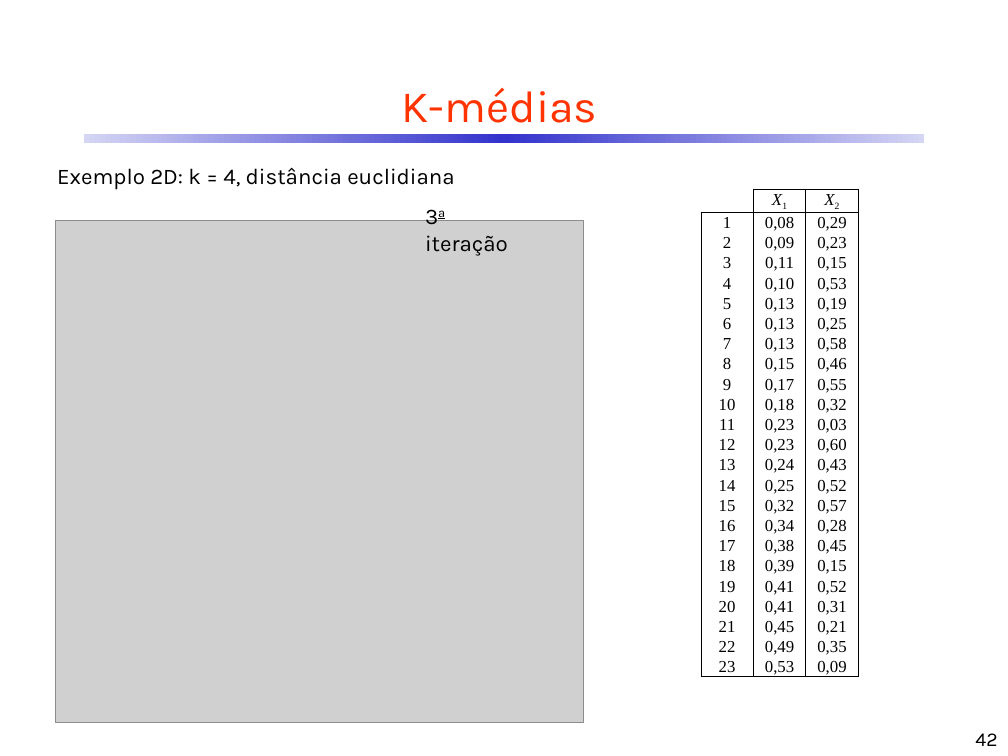
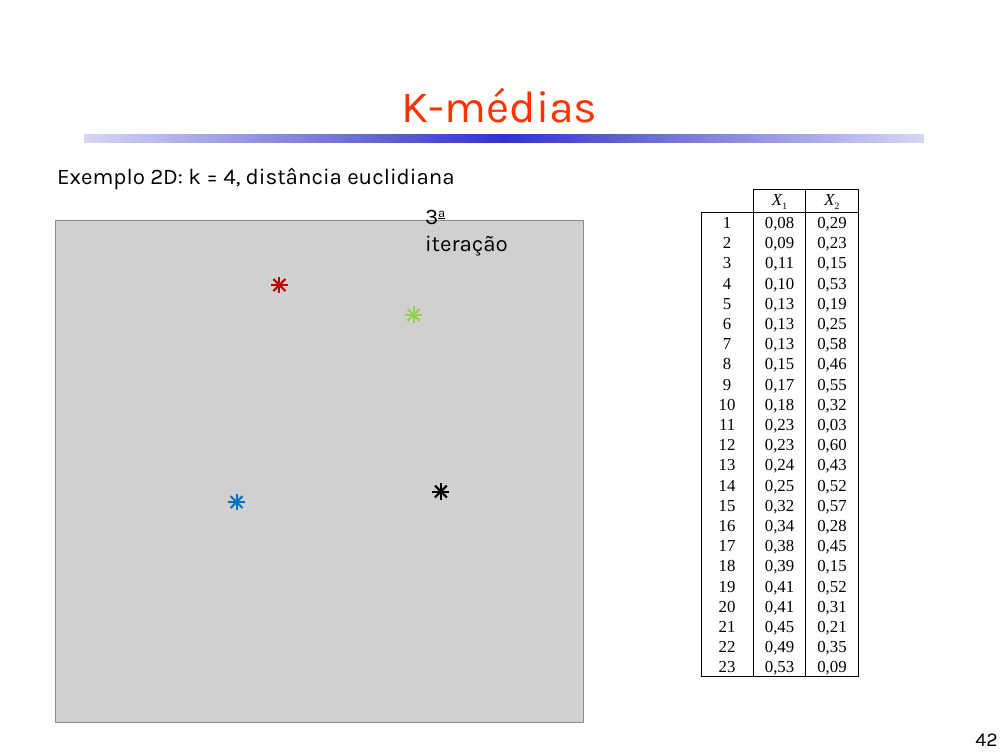
Before and after one commit to CDRenno/Estatistica, a slide deck: slide 42 of ppt/13AAgrup.pptx. Drawn at 1008x756 pixels with LibreOffice and Linux fonts; fonts in the diff are those of the drawing; grey boxes stand for pictures. Boxes give left, top, right and bottom in pixels: in the first picture for what was removed or moved away, otherwise in the second. Text is boxed around its words. In the diff, an @@ line names an element or a change of style, - is before the commit and + after.

```diff
--- a/ppt/13AAgrup.pptx
+++ b/ppt/13AAgrup.pptx
@@ group added at (271,276,288,293): 4 lines @@
@@ group added at (405,306,422,324): 4 lines @@
@@ group added at (228,494,245,510): 4 lines @@
@@ group added at (432,483,450,500): 4 lines @@
```
Also in this commit, not shown: 17 other slides changed, 1 other file.
